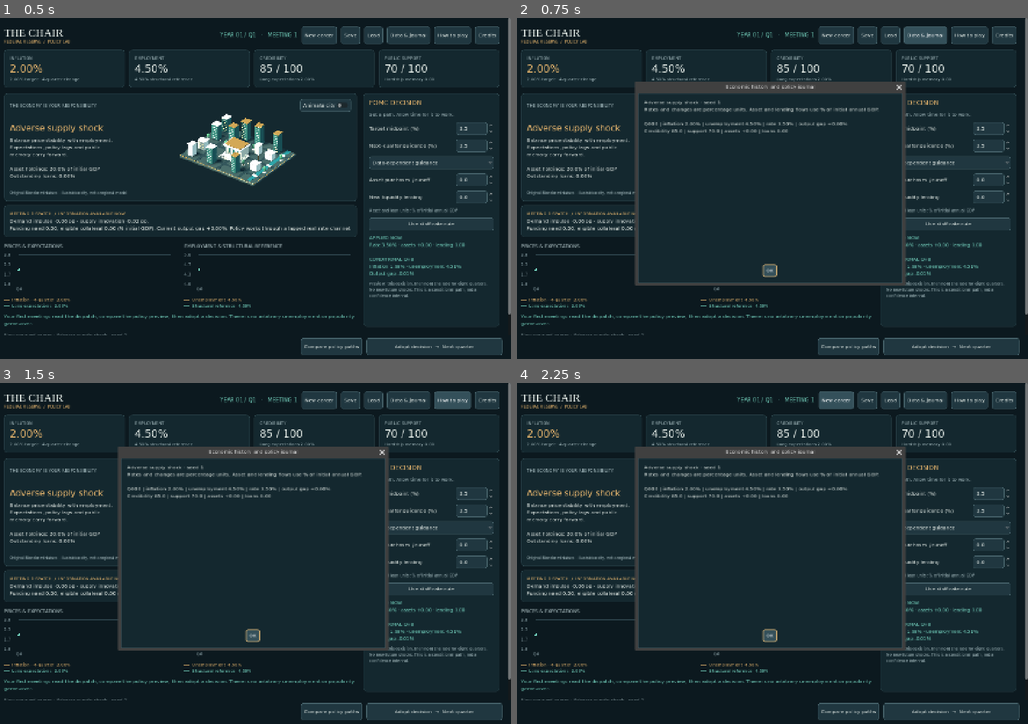
Above: before the commit, frames 1-4 (two rows, left to right).
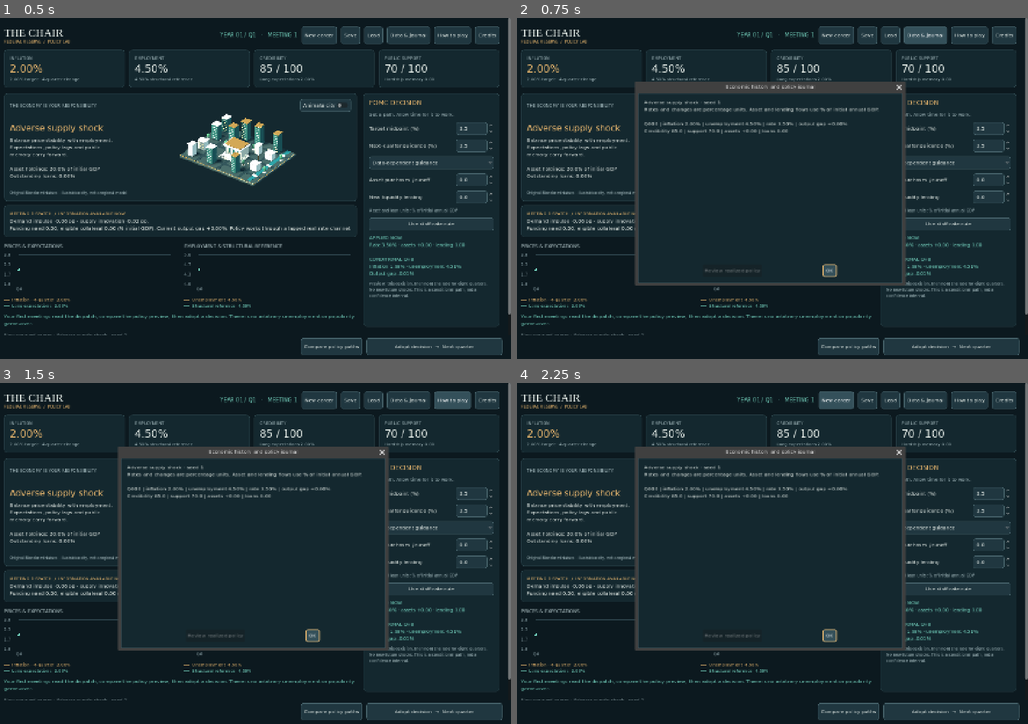
Above: after the commit, the same moments.

Repository: ihearttokyo/fed-chairman-game
Game: Godot game, scene res://main.tscn
The game is run twice, just before and just after one commit, with the same random seed, the same clock (stepped at 60 frames per second) and the same inputs.
Inputs:
- Up to frame 1 (0.5 s): no input
- Up to frame 2 (0.75 s): click "Data & journal" at 0.5 s
- Up to frame 3 (1.5 s): click "How to play" at 1.25 s
- Up to frame 4 (2.25 s): click "New career" at 2 s

Frame 1 is identical in both runs. In frame 2, 0.3% of the frame differs, in the area x 36-63%, y 72-77%; in frame 3, 0.3%; in frame 4, 0.3%.

Commit message:
Make realized policy reviews reachable after any completed decision

Diff:
--- a/game/play/main.gd
+++ b/game/play/main.gd
@@ -462,7 +462,7 @@
 		dialog.canceled.connect(dialog.queue_free)
 	dialog.popup_centered(desired_size)
 
-func _text_dialog(title: String, text: String) -> void:
+func _text_dialog(title: String, text: String) -> AcceptDialog:
 	var dialog := AcceptDialog.new()
 	dialog.title = title
 	var scroll := ScrollContainer.new()
@@ -474,6 +474,7 @@
 	label.size_flags_horizontal = Control.SIZE_EXPAND_FILL
 	scroll.add_child(label)
 	_show_dialog(dialog)
+	return dialog
 
 func _new_dialog() -> void:
 	var dialog := AcceptDialog.new()
@@ -503,13 +504,22 @@
 	var text := "REALIZED PATHS / Q%d–Q%d\nYOUR POLICY vs HOLD REFERENCE\n\nAverage absolute distance from 2%% inflation:  …(414 unchanged characters)…
 	text += "Both paths start at your actual Q%d state and use only shocks that already occurred. The reference holds %.2f …(278 unchanged characters)…
 	text += "Lower average inflation distance and employment shortfall mean lower costs on those measures. There is no sin …(435 unchanged characters)…
-	_text_dialog("Your 12-quarter policy review", text)
+	_text_dialog("Your %d-quarter policy review" % (compared.to_quarter - compared.from_quarter), text)
 
 func _journal() -> void:
 	var text := "%s · seed %d\nRates and changes are percentage units. Asset and lending flows use %% of initial annual GDP.\n\n" % [career.cases[career.scenario_id].label, career.seed_value]
 	for s in career.history:
 		text += "Q%03d | inflation %.2f%% | unemployment %.2f%% | rate %.2f%% | output gap %+.2f%%\nCredibility %.1f | suppor …(265 unchanged characters)…
-	_text_dialog("Economic history and policy journal", text)
+	var dialog := _text_dialog("Economic history and policy journal", text)
+	var review := dialog.add_button("Review realized policy")
+	review.disabled = career.decisions.is_empty()
+	review.tooltip_text = "Compare the latest up to twelve completed quarters with holding policy. Complete a decision first."
+	review.pressed.connect(func():
+		# A frame signal can precede deletion. Wait for the exclusive journal to
+		# actually exit, then deliver after its AccessKit action has finished.
+		dialog.tree_exited.connect(_review, CONNECT_DEFERRED | CONNECT_ONE_SHOT)
+		dialog.queue_free()
+	)
 
 func _help() -> void:
 	_text_dialog("How to play", "Your role\nGuide a simplified FOMC policy decision. The target-rate midpoint is an abstra …(1597 unchanged characters)…
--- a/game/tests/ui_test.gd
+++ b/game/tests/ui_test.gd
@@ -1,5 +1,12 @@
 extends SceneTree
 var failures := 0
+var pending_review: Button
+func _process(_delta: float) -> bool:
+	if pending_review != null:
+		var action := pending_review
+		pending_review = null
+		action.pressed.emit()
+	return false
 func check(condition: bool, message: String) -> void:
 	if not condition:
 		failures += 1
@@ -85,10 +92,57 @@
 	game._advance()
 	check(game._decision_briefing().contains("outside this meeting's feasible rate range"), "comparison warns when an earlier pledge cannot be delivered")
 	game._start_career("supply_shock", 1)
+func check_review_access(game: Control) -> void:
+	for quarters in [0, 1, 13]:
+		game._start_career("base", 41)
+		for q in range(quarters):
+			game.career.advance(game.career.model.benchmark_policy(game.career.state, game.career.params, "hold"))
+		check(game.career.restore(bytes_to_var(game.career.encode())).ok, "restored careers retain realized review inputs")
+		game._refresh(true)
+		var preserved: PackedByteArray = game.career.encode()
+		var staged: Dictionary = game._policy()
+		game._journal()
+		await process_frame
+		var journal: AcceptDialog = game.get_child(game.get_child_count() - 1)
+		var action: Button
+		for button in journal.find_children("*", "Button", true, false):
+			if button.text == "Review realized policy":
+				action = button
+		check(action != null, "journal provides on-demand realized review access")
+		if action == null or quarters == 0:
+			if action != null:
+				check(action.disabled, "review action waits for a completed decision")
+			journal.get_ok_button().pressed.emit()
+		else:
+			check(not action.disabled, "completed decisions enable realized review")
+			if quarters == 13:
+				# MainLoop processing runs just before SceneTree's process_frame,
+				# without an intervening deletion flush.
+				pending_review = action
+				await process_frame
+			else:
+				action.pressed.emit()
+			check(journal.visible and journal.is_queued_for_deletion(), "review replaces the journal without hiding its accessibility window prematurely")
+			await process_frame
+			await process_frame
+			var review: AcceptDialog = game.get_child(game.get_child_count() - 1)
+			var reviews := 0
+			for child in game.get_children():
+				if child is AcceptDialog and child.visible:
+					reviews += 1
+			check(reviews == 1 and not is_instance_valid(journal), "only one review remains after actual journal exit")
+			var text: Label = review.get_child(0).get_child(0)
+			check(review.title == "Your %d-quarter policy review" % mini(12, quarters), "on-demand review title uses actual interval length")
+			check(text.text.contains("REALIZED PATHS / Q%d–Q%d" % [maxi(0, quarters - 12) + 1, quarters]), "on-demand review reports only the latest completed interval")
+			review.get_ok_button().pressed.emit()
+		await process_frame
+		check(game.career.encode() == preserved and game._policy() == staged, "opening and closing realized review preserves career and controls")
+	game._start_career("supply_shock", 1)
 func run() -> void:
 	var game = load("res://main.tscn").instantiate()
 	root.add_child(game)
 	await process_frame
+	await check_review_access(game)
 	check_custom_guidance(game)
 	await check_persistent_actions(game)
 	var compare_button: Button
@@ -157,6 +211,7 @@
 	await process_frame
 	var review: AcceptDialog = game.get_child(game.get_child_count() - 1)
 	var review_text: Label = review.get_child(0).get_child(0)
+	check(review.title == "Your 1-quarter policy review", "short completed review does not claim twelve quarters")
 	check(not review_text.text.contains("employment are close"), "review cannot infer employment from the output gap")
 	check(review_text.text.contains("REALIZED PATHS") and review_text.text.contains("unemployment above structural reference"), "review exposes realized inflation and employment tradeoffs")
 	check(review_text.text.contains("already occurred") and review_text.text.contains("not a forecast"), "review distinguishes hindsight from a conditional future preview")
Not shown, changed: game/README.md
